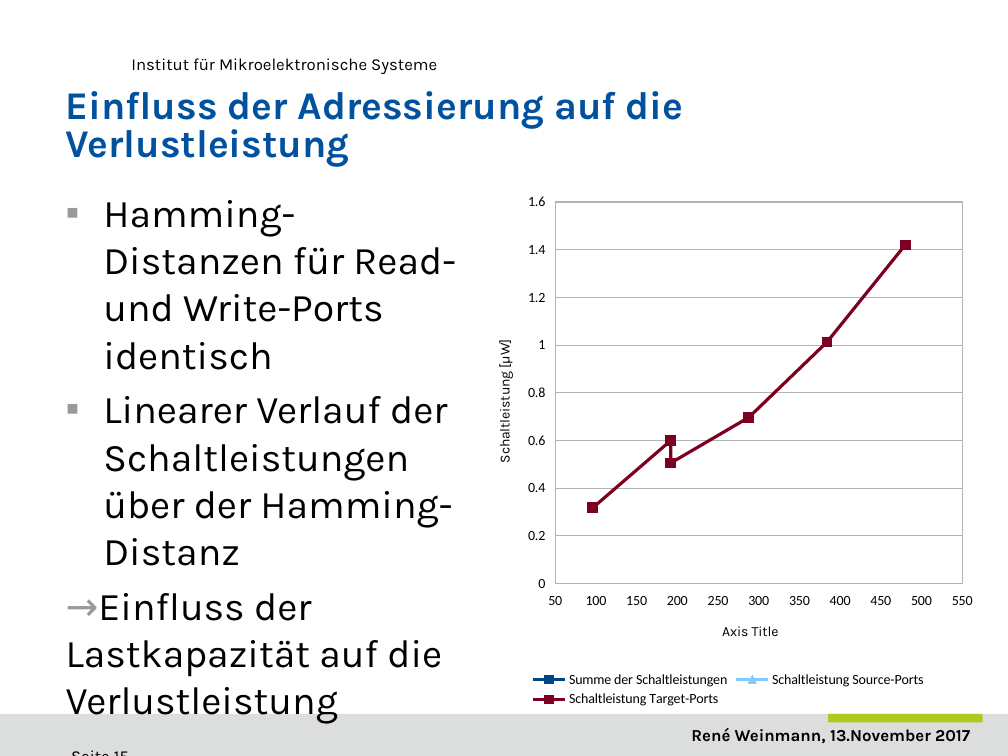
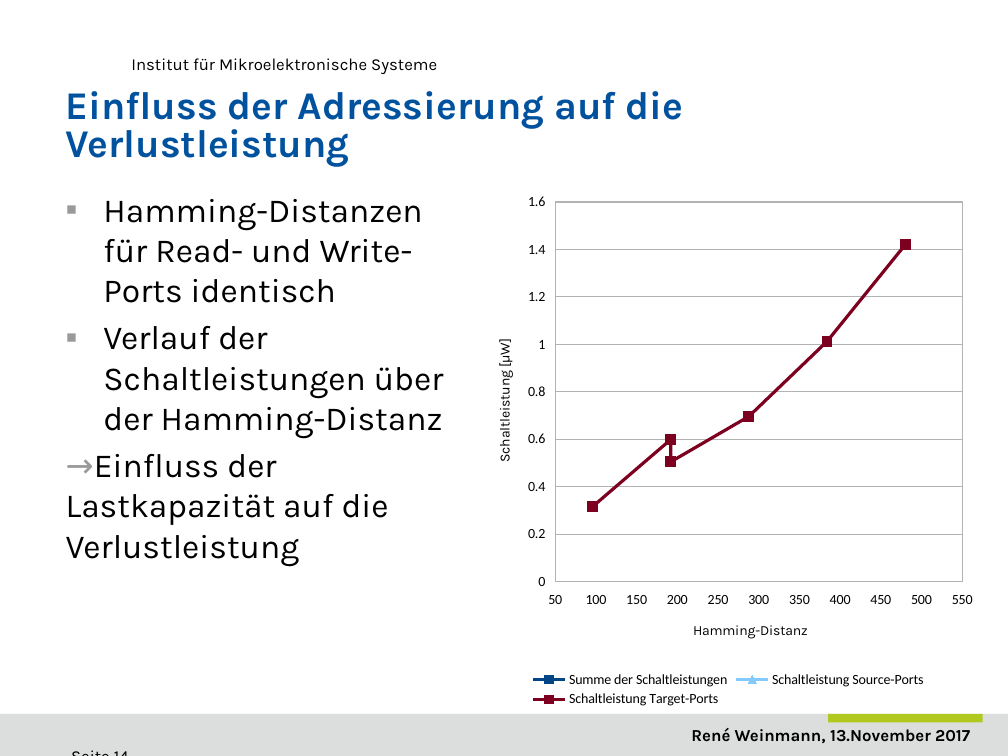
Before and after one commit to ReneWeinmann/Masterarbeit, a slide deck: slide 14 of Presentation_Rene_Weinmann.pptx (slide 15 before the commit). Drawn at 1008x756 pixels with LibreOffice and Linux fonts; fonts in the diff are those of the drawing; background and template pictures are left out. Boxes give left, top, right and bottom in pixels: in the first picture for what was removed or moved away, otherwise in the second. Text is boxed around its words. In the diff, an @@ line names an element or a change of style, - is before the commit and + after.

```diff
--- a/Presentation_Rene_Weinmann.pptx
+++ b/Presentation_Rene_Weinmann.pptx
@@ text at [66, 199, 422, 567]: size 28 to 24 pt in "Hamming-Distanzen für Read- und Write-Ports identisch", "→Einfluss der Lastkapazität auf die Verlustleistung" @@
@@ scatter lines chart at [474, 183, 983, 711] @@
@@ category axis title "" to "Hamming-Distanz" @@
@@ text at [103, 326, 444, 439]: text changed; size 28 to 24 pt @@
-▪ Linearer Verlauf der Schaltleistungen über der Hamming-Distanz
+▪ Verlauf der Schaltleistungen über der Hamming-Distanz
```
Also in this commit, not shown: 11 other slides changed, 1 slide added, 1 slide removed.
